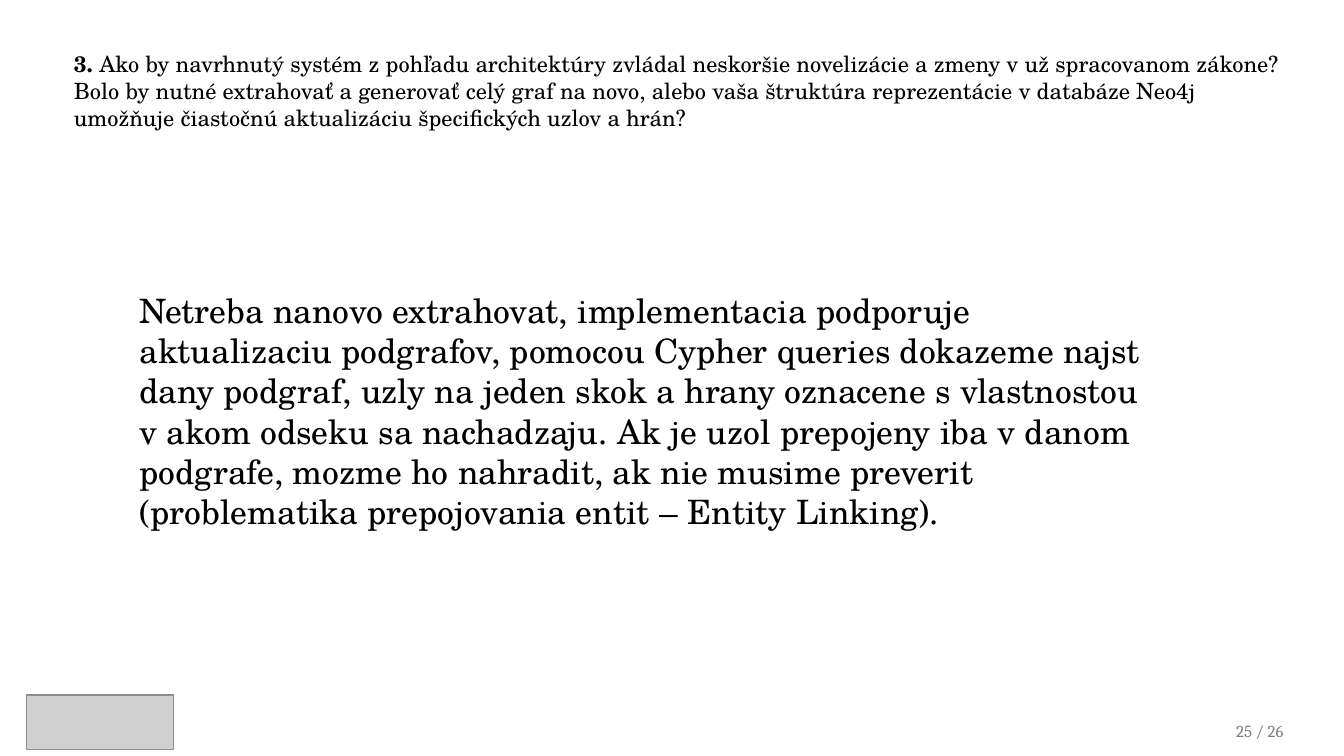
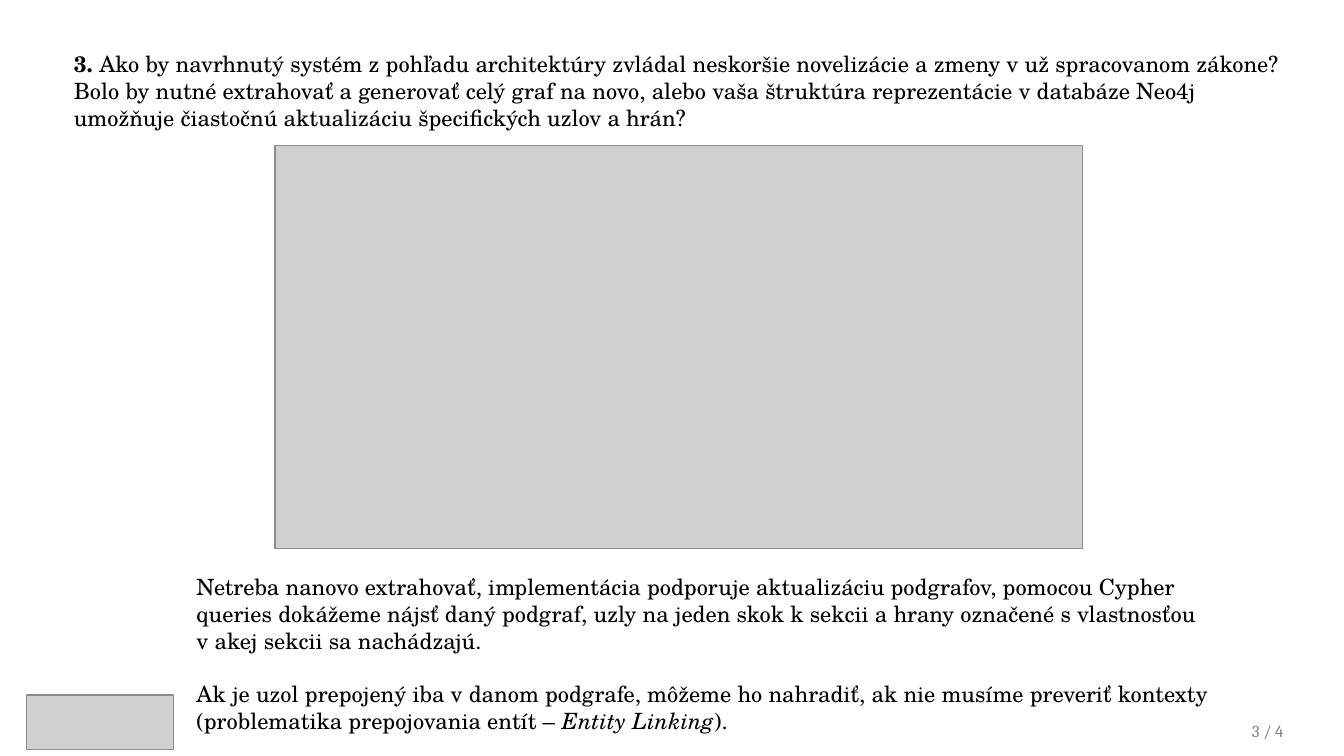
Before and after one commit to samuelbagin1/llm-knowledge-graph, a slide deck: slide 22 of presentations/Tvorba_znalostnych_grafov_obhajoba1.pptx (slide 26 before the commit). Drawn at 1344x756 pixels with LibreOffice and Linux fonts; fonts in the diff are those of the drawing; grey boxes stand for pictures. Boxes give left, top, right and bottom in pixels: in the first picture for what was removed or moved away, otherwise in the second. Text is boxed around its words. In the diff, an @@ line names an element or a change of style, - is before the commit and + after.

```diff
--- a/presentations/Tvorba_znalostnych_grafov_obhajoba1.pptx
+++ b/presentations/Tvorba_znalostnych_grafov_obhajoba1.pptx
@@ picture added at [276,145,1083,548] @@
@@ text at [196,578,1208,734]: text changed; size 18 to 12 pt @@
-Netreba nanovo extrahovat, implementacia podporuje aktualizaciu podgrafov, pomocou Cypher queries dokazeme najst dany podgraf, uzly na jeden skok a hrany oznacene s vlastnostou v akom odseku sa nachadzaju. Ak je uzol prepojeny iba v danom podgrafe, mozme ho nahradit, ak nie musime preverit (problematika prepojovania entit – Entity Linking).
+Netreba nanovo extrahovať, implementácia podporuje aktualizáciu podgrafov, pomocou Cypher queries dokážeme nájsť daný podgraf, uzly na jeden skok k sekcii a hrany označené s vlastnosťou v akej sekcii sa nachádzajú.
+Ak je uzol prepojený iba v danom podgrafe, môžeme ho nahradiť, ak nie musíme preveriť kontexty (problematika prepojovania entít – Entity Linking).
@@ text at [1252,725,1283,737]: text changed @@
-25 / 26
+3 / 4
```
Also in this commit, not shown: 20 other slides changed, 5 slides removed, 7 other files.
